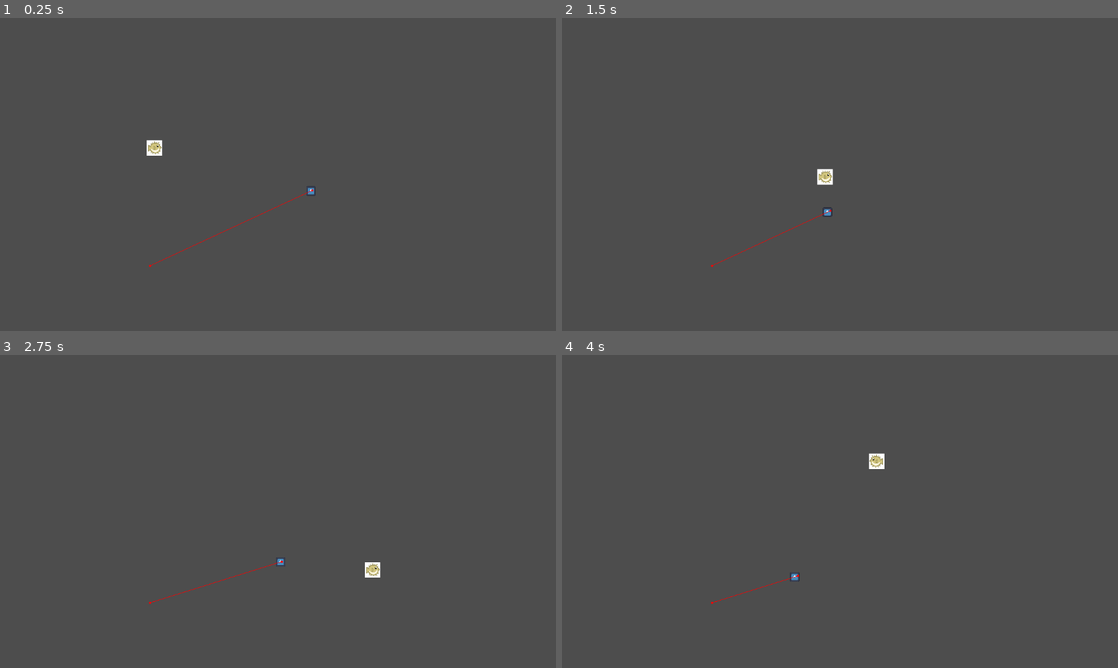
Above: before the commit, frames 1-4 (two rows, left to right).
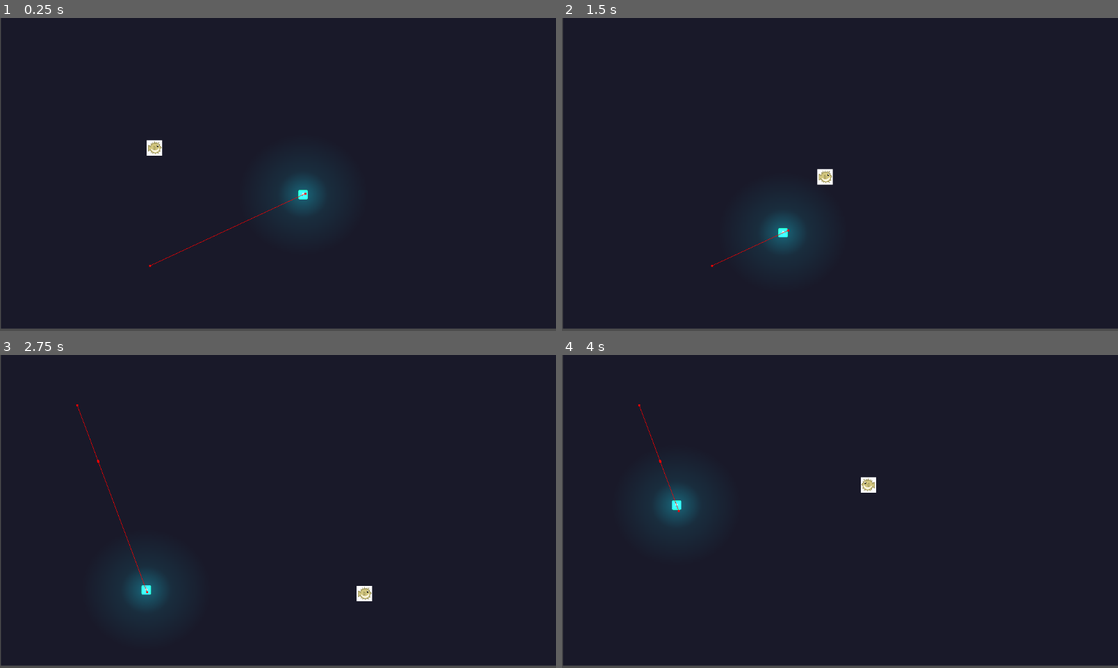
Above: after the commit, the same moments.

Repository: Chestrade/pixel-jam-2024
Game: Godot game, scene res://Level/Test Levels/AnglerFish Gym.tscn
Same seed, same stepped clock (60 frames per second), same inputs: the game is played once before the commit and once after it. The engine's default icon, where the game draws it, is replaced by a stand-in: a white triangle on a blue panel in a dark square.
Inputs:
- Up to frame 1 (0.25 s): no input
- Up to frame 2 (1.5 s): hold Right (swim_right) 0.53-1.28 s; hold Down (swim_down) from 1.28 s (still down)
- Up to frame 3 (2.75 s): release Down (swim_down) at 2.03 s; hold Right (swim_right) from 2.03 s (still down)
- Up to frame 4 (4 s): release Right (swim_right) at 2.78 s; hold Space (swim_up) 2.78-3.53 s; hold Left (swim_left) from 3.53 s (still down)

The runs differ from the first frame. In frame 1, 99% of the frame differs, in the area x 0-100%, y 0-100%; in frame 2, 99%; in frame 3, 99%; in frame 4, 99%.

Commit message:
added light and shit to anglerfish

Diff:
--- a/Characters/angler_fish.tscn
+++ b/Characters/angler_fish.tscn
@@ -1,7 +1,18 @@
-[gd_scene load_steps=6 format=3 uid="uid://cj1nptspt5q4w"]
+[gd_scene load_steps=8 format=3 uid="uid://cj1nptspt5q4w"]
 
 [ext_resource type="Script" path="res://Scripts/angler_fish.gd" id="1_kr2uu"]
 [ext_resource type="Texture2D" uid="uid://d0egbrasmuxvw" path="res://icon.svg" id="1_r77o7"]
+
+[sub_resource type="Gradient" id="Gradient_gpshb"]
+offsets = PackedFloat32Array(0, 0.387755, 1)
+colors = PackedColorArray(1, 0.964706, 1, 1, 0.255659, 0.255659, 0.255659, 1, 0, 0, 0, 1)
+
+[sub_resource type="GradientTexture2D" id="GradientTexture2D_uqucl"]
+gradient = SubResource("Gradient_gpshb")
+use_hdr = true
+fill = 1
+fill_from = Vector2(0.5, 0.5)
+fill_to = Vector2(1, 0.5)
 
 [sub_resource type="CircleShape2D" id="CircleShape2D_oq4ku"]
 
@@ -11,11 +22,19 @@
 [sub_resource type="CircleShape2D" id="CircleShape2D_igk2u"]
 radius = 106.019
 
-[node name="Angler Fish" type="CharacterBody2D" node_paths=PackedStringArray("nav_agent")]
+[node name="Angler Fish" type="CharacterBody2D" node_paths=PackedStringArray("nav_agent", "headLight")]
 collision_mask = 7
 motion_mode = 1
 script = ExtResource("1_kr2uu")
 nav_agent = NodePath("Navigation/NavigationAgent2D")
+headLight = NodePath("PointLight2D")
+healthColors = Array[Color]([Color(0, 0.789679, 0.234643, 1), Color(1, 0.966667, 0, 1), Color(0.94, 0.548333, 0, 1), Color(1, 0, 0, 1)])
+
+[node name="PointLight2D" type="PointLight2D" parent="."]
+scale = Vector2(4.30062, 4.0345)
+color = Color(0, 1, 0.383333, 1)
+energy = 8.32
+texture = SubResource("GradientTexture2D_uqucl")
 
 [node name="Sprite" type="Sprite2D" parent="."]
 scale = Vector2(0.151858, 0.151858)
@@ -42,6 +61,7 @@
 collision_mask = 2
 
 [node name="CollisionShape2D" type="CollisionShape2D" parent="Agro Range/AgroRange"]
+visible = false
 shape = SubResource("CircleShape2D_xillh")
 debug_color = Color(1, 0.00518643, 0.0615661, 0.42)
 
@@ -51,6 +71,7 @@
 collision_mask = 2
 
 [node name="CollisionShape2D" type="CollisionShape2D" parent="Agro Range/DeAgro Range"]
+visible = false
 shape = SubResource("CircleShape2D_igk2u")
 debug_color = Color(0.511034, 0.608367, 1, 0.42)
 
--- a/Level/Test Levels/AnglerFish Gym.tscn
+++ b/Level/Test Levels/AnglerFish Gym.tscn
@@ -14,17 +14,26 @@
 [node name="Camera2D" type="Camera2D" parent="."]
 position = Vector2(574, 326)
 
+[node name="ColorRect" type="ColorRect" parent="."]
+offset_right = 40.0
+offset_bottom = 40.0
+scale = Vector2(28.8252, 16.1165)
+color = Color(0.0470588, 0.0470588, 0.12549, 0.8)
+
+[node name="Angler Fish" parent="." node_paths=PackedStringArray("markers") instance=ExtResource("1_tmi8k")]
+position = Vector2(660, 352)
+speed = 150
+markers = [NodePath("../Marker2D"), NodePath("../Marker2D2"), NodePath("../Marker2D3"), NodePath("../Marker2D4")]
+health = 67
+
 [node name="Player" parent="." instance=ExtResource("1_0dfh6")]
 visibility_layer = 2
 position = Vector2(318, 271)
 
 [node name="NavigationRegion2D" type="NavigationRegion2D" parent="."]
+visible = false
 position = Vector2(7, 19)
 navigation_polygon = SubResource("NavigationPolygon_oxeyj")
-
-[node name="Angler Fish" parent="." node_paths=PackedStringArray("markers") instance=ExtResource("1_tmi8k")]
-position = Vector2(660, 352)
-markers = [NodePath("../Marker2D"), NodePath("../Marker2D2"), NodePath("../Marker2D3"), NodePath("../Marker2D4")]
 
 [node name="Marker2D" type="Marker2D" parent="."]
 position = Vector2(158, 106)
--- /dev/null
+++ b/Level/main_menu.gd
@@ -0,0 +1,10 @@
+extends Control
+
+func _on_play_pressed() -> void:
+	get_tree().change_scene_to_file("res://Level/main_level.tscn")
+
+func _on_options_pressed() -> void:
+	pass
+
+func _on_quit_pressed() -> void:
+	get_tree().quit()
--- a/Level/main_menu.tscn
+++ b/Level/main_menu.tscn
@@ -1,4 +1,6 @@
-[gd_scene format=3 uid="uid://b5c0ljok8t76n"]
+[gd_scene load_steps=2 format=3 uid="uid://b5c0ljok8t76n"]
+
+[ext_resource type="Script" path="res://Level/main_menu.gd" id="1_35quv"]
 
 [node name="Menu" type="Control"]
 layout_mode = 3
@@ -7,3 +9,34 @@
 anchor_bottom = 1.0
 grow_horizontal = 2
 grow_vertical = 2
+script = ExtResource("1_35quv")
+
+[node name="VBoxContainer" type="VBoxContainer" parent="."]
+layout_mode = 1
+anchors_preset = 8
+anchor_left = 0.5
+anchor_top = 0.5
+anchor_right = 0.5
+anchor_bottom = 0.5
+offset_left = -553.0
+offset_top = 184.0
+offset_right = -313.0
+offset_bottom = 304.0
+grow_horizontal = 2
+grow_vertical = 2
+
+[node name="Play" type="Button" parent="VBoxContainer"]
+layout_mode = 2
+text = "Play"
+
+[node name="Options" type="Button" parent="VBoxContainer"]
+layout_mode = 2
+text = "Options"
+
+[node name="Quit" type="Button" parent="VBoxContainer"]
+layout_mode = 2
+text = "Quit"
+
+[connection signal="pressed" from="VBoxContainer/Play" to="." method="_on_play_pressed"]
+[connection signal="pressed" from="VBoxContainer/Options" to="." method="_on_options_pressed"]
+[connection signal="pressed" from="VBoxContainer/Quit" to="." method="_on_quit_pressed"]
--- a/Scripts/angler_fish.gd
+++ b/Scripts/angler_fish.gd
@@ -1,9 +1,14 @@
 extends CharacterBody2D
+@export_category("Movement")
+@export var speed = 300
+@export var nav_agent : NavigationAgent2D
+@export var markers : Array[Marker2D] = []
 
-@export var speed = 5000
-@export var nav_agent : NavigationAgent2D
+@export_category("Health")
+@export var headLight : Light2D
+@export var  healthColors : Array[Color] = []
+@export var health : int = 100
 
-@export var markers : Array[Marker2D] = []
 var currentMarkerIndex = -1
 var isReachingTarget : bool = false
 
@@ -17,7 +22,20 @@
 	nav_agent.path_desired_distance = 4
 	nav_agent.target_desired_distance = 4
 
-func _physics_process(delta: float) -> void:
+func _process(delta: float) -> void:
+	StateUpdate()
+
+func HealthLightColor() -> void:
+	if health >= 75:
+		headLight.color = healthColors[0]
+	elif health <75 and health >= 50:
+		headLight.color = healthColors[1]
+	elif health <50 and health >=25:
+		headLight.color = healthColors[2]
+	elif health <25:
+		headLight.color = healthColors[3]
+
+func StateUpdate() -> void:
 	match currentState:
 		STATE.WANDERING:
 			if isReachingTarget:
@@ -37,7 +55,7 @@
 	if nav_agent.is_navigation_finished(): #if the nav agent reached its target
 		return
 	var axis : Vector2 = to_local(nav_agent.get_next_path_position()).normalized()
-	velocity = axis * speed * delta
+	velocity = axis * speed
 	move_and_slide()
 
 func SetState(newState : STATE) -> void:
@@ -52,11 +70,9 @@
 func _on_timer_timeout() -> void:
 	recalc_path()
 
-
 func _on_area_2d_area_entered(area: Area2D) -> void:
 	SetState(STATE.CHASE)
 	target_node = area.owner
-
 
 func _on_area_2d_area_exited(area: Area2D) -> void:
 	if area.owner == target_node:
